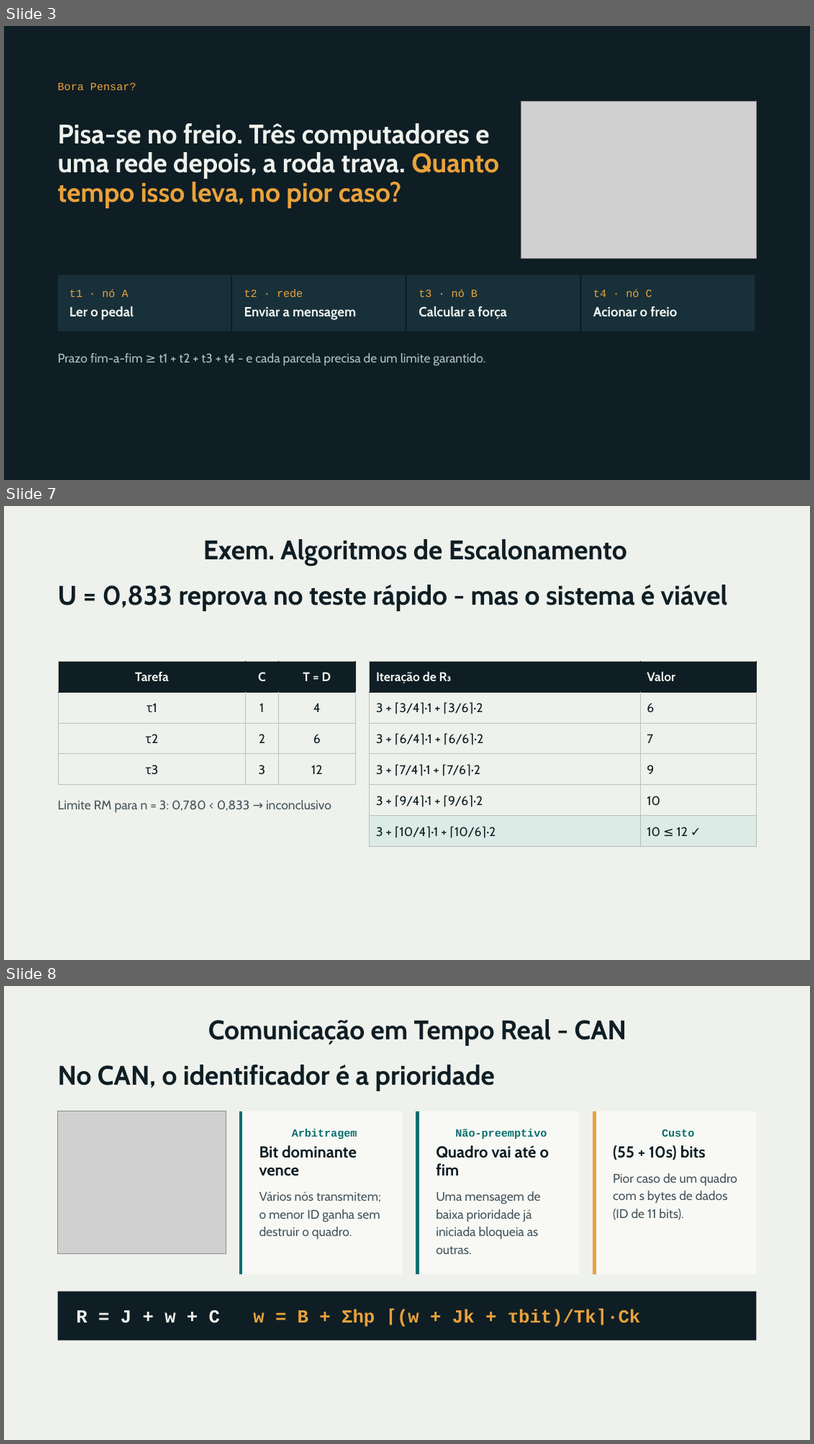
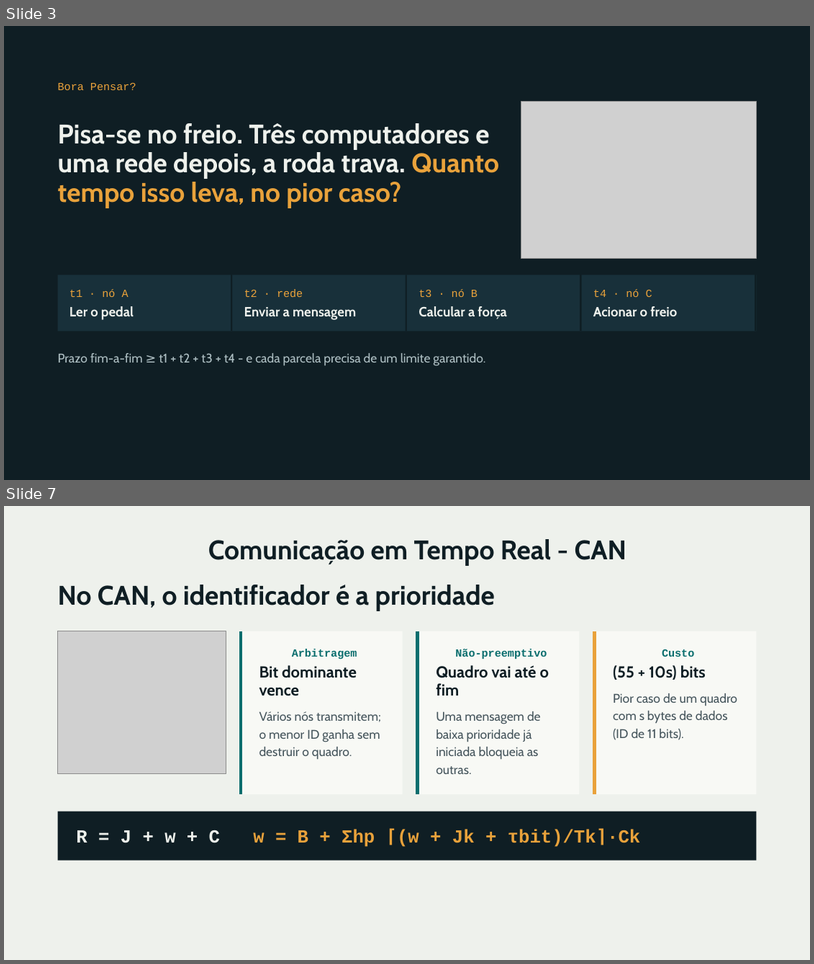
Before and after one commit to Balduino-BD/Trabalho_Distribuido, a slide deck: Apresentação/Sistemas Distribuídos de Tempo Real_Balduino_Felipe.pptx. Shown one above the other, each under a label of ours: slides 3, 7 and 8 before the commit, slides 3 and 7 after it; the slides between them are not shown. The pictures are 814x1444 and 814x964 pixels, drawn with LibreOffice and Linux fonts; fonts in the diff are those of the drawing; grey boxes stand for pictures. Boxes give left, top, right and bottom in pixels: in the first picture for what was removed or moved away, otherwise in the second. Text is boxed around its words. In the diff, an @@ line names an element or a change of style, - is before the commit and + after.

```diff
--- a/Apresentação/Sistemas Distribuídos de Tempo Real_Balduino_Felipe.pptx
+++ b/Apresentação/Sistemas Distribuídos de Tempo Real_Balduino_Felipe.pptx
@@ slide 7 removed at <box>4,506,810,960</box>, background #EEF1EC @@
@@ text removed at <box>203,539,628,565</box> @@
-Exem. Algoritmos de Escalonamento
@@ title removed at <box>58,584,728,611</box> @@
-U = 0,833 reprova no teste rápido - mas o sistema é viável
@@ table removed at <box>59,661,356,784</box>, 4 rows, 3 columns @@
-Tarefa | C | T = D
-τ1 | 1 | 4
-τ2 | 2 | 6
-τ3 | 3 | 12
@@ table removed at <box>370,661,757,847</box>, 6 rows, 2 columns @@
-Iteração de R₃ | Valor
-3 + ⌈3/4⌉·1 + ⌈3/6⌉·2 | 6
-3 + ⌈6/4⌉·1 + ⌈6/6⌉·2 | 7
-3 + ⌈7/4⌉·1 + ⌈7/6⌉·2 | 9
-3 + ⌈9/4⌉·1 + ⌈9/6⌉·2 | 10
-3 + ⌈10/4⌉·1 + ⌈10/6⌉·2 | 10 ≤ 12 ✓
@@ text removed at <box>58,800,332,812</box> @@
-Limite RM para n = 3: 0,780 < 0,833 → inconclusivo
@@ what was slide 8 is now slide 7 @@
```
Also in this commit, not shown: 9 slides changed.
